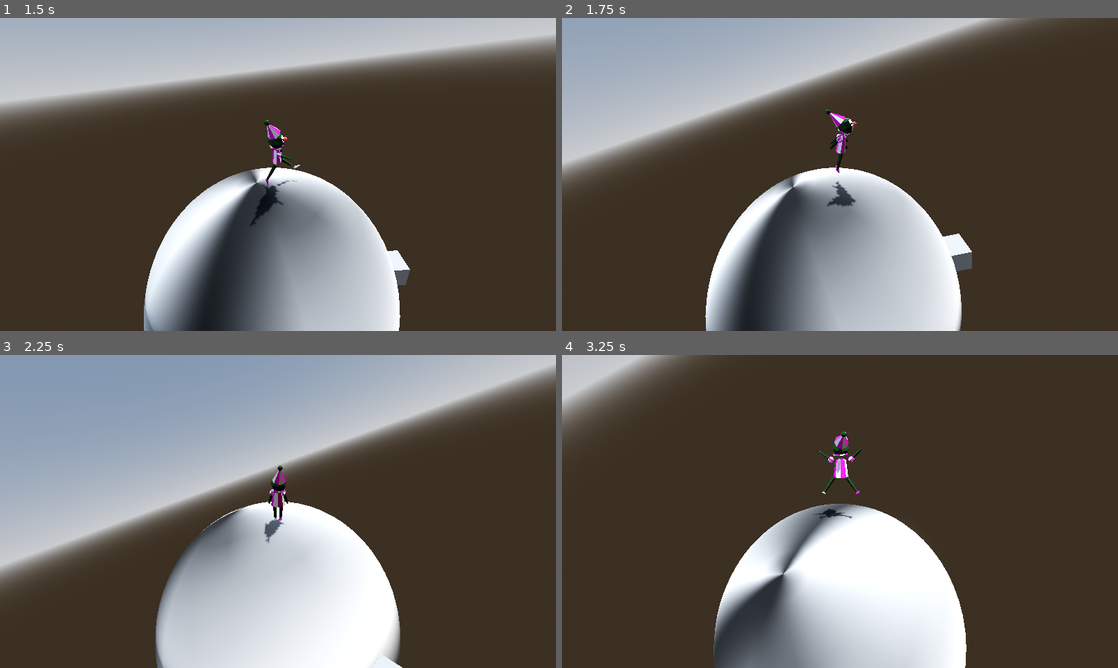
Above: before the commit, frames 1-4 (two rows, left to right).
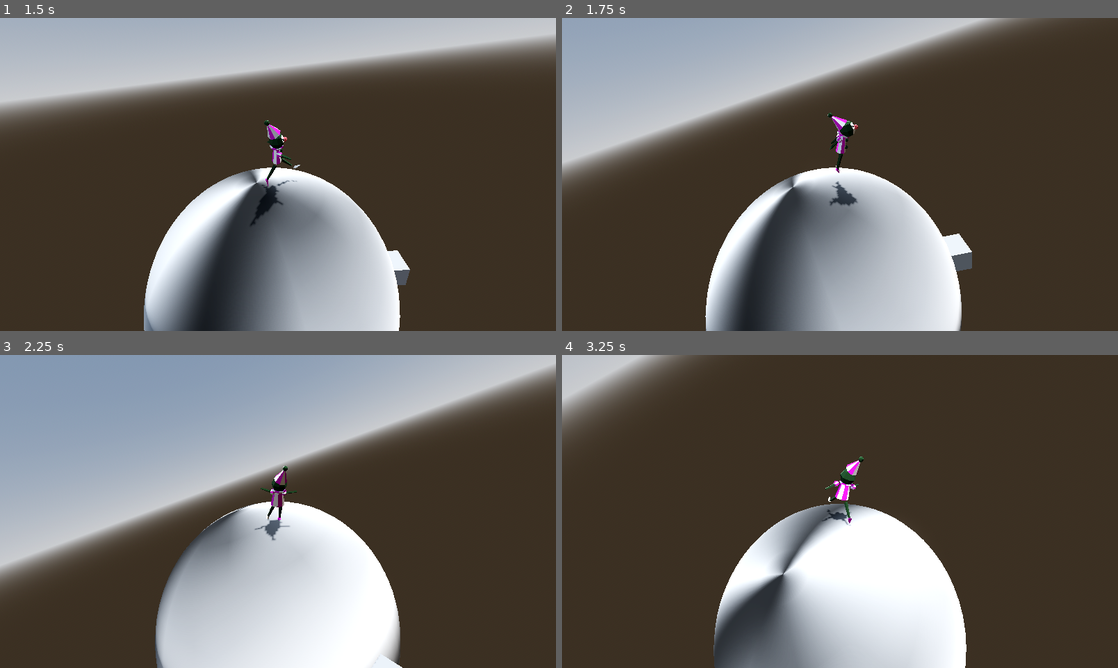
Above: after the commit, the same moments.

Repository: boner-cmd/effective-octo-pancake
Game: Godot game, scene res://Scenes/TitleScreen.tscn
Same seed, same stepped clock (60 frames per second), same inputs: the game is played once before the commit and once after it. The engine's default icon, where the game draws it, is replaced by a stand-in: a white triangle on a blue panel in a dark square.
Inputs (mouse positions are in pixels of both pictures, inside the frame that each line leads up to):
- Up to frame 1 (1.5 s): click (61, 149) at 0.5 s; tap Enter (ui_accept) at 1.25 s; move the mouse to (400, 158) at 1.27 s; press the mouse at (400, 158) at 1.28 s; hold D (right) from 1.28 s (still down)
- Up to frame 2 (1.75 s): keep holding D (right); tap Space (jump) at 1.52 s
- Up to frame 3 (2.25 s): move the mouse to (250, 511) at 2.02 s; release D (right) at 2.03 s; release the mouse at (250, 511) at 2.03 s; hold W (up) from 2.03 s (still down); click (250, 511) at 2.1 s
- Up to frame 4 (3.25 s): keep holding W (up); tap Space (jump) at 2.27 s; move the mouse to (851, 505) at 2.77 s; press the mouse at (851, 505) at 2.78 s

Frame 1 is identical in both runs. In frame 2, 0.2% of the frame differs, in the area x 47-54%, y 29-61%; in frame 3, 0.3%; in frame 4, 0.9%, in the area x 45-55%, y 24-55%.

Commit message:
reset idle animation so weird stuff doesn't happen

Diff:
--- a/Character Scenes/PlayerController.gd
+++ b/Character Scenes/PlayerController.gd
@@ -36,6 +36,7 @@
 func handle_animations(delta):
 	match current_anim:
 		IDLE:
+
 			walk_val = lerpf(walk_val, 0.0, blend_speed * delta)
 			talk_val = lerpf(talk_val, 0.0, blend_speed * delta)
 			get_val = lerpf(get_val, 0.0, blend_speed * delta)
@@ -159,6 +160,7 @@
 		current_anim = WALK
 
 	elif Idle_Check:
+		anim_tree.set("parameters/Reset_Idle/seek_request", 0.0)
 		current_anim = IDLE
 		Idle_Check = false
 
--- a/Character Scenes/clown_rig_fbx.tscn
+++ b/Character Scenes/clown_rig_fbx.tscn
@@ -31,6 +31,8 @@
 
 [sub_resource type="AnimationNodeOneShot" id="AnimationNodeOneShot_sqv3x"]
 
+[sub_resource type="AnimationNodeTimeSeek" id="AnimationNodeTimeSeek_ecp6r"]
+
 [sub_resource type="AnimationNodeTimeSeek" id="AnimationNodeTimeSeek_sqv3x"]
 
 [sub_resource type="AnimationNodeTimeSeek" id="AnimationNodeTimeSeek_tpj65"]
@@ -46,10 +48,10 @@
 [sub_resource type="AnimationNodeBlend2" id="AnimationNodeBlend2_stcd8"]
 
 [sub_resource type="AnimationNodeBlendTree" id="AnimationNodeBlendTree_7bg5t"]
-graph_offset = Vector2(-382.0921, -452.87982)
+graph_offset = Vector2(-404.11014, -279.1056)
 nodes/output/position = Vector2(1660, 140)
 nodes/Anim_Idle/node = SubResource("AnimationNodeAnimation_ecp6r")
-nodes/Anim_Idle/position = Vector2(60, -220)
+nodes/Anim_Idle/position = Vector2(-80, -220)
 nodes/Anim_Walk/node = SubResource("AnimationNodeAnimation_jq2au")
 nodes/Anim_Walk/position = Vector2(-120, -20)
 nodes/Anim_Jump/node = SubResource("AnimationNodeAnimation_18k66")
@@ -82,32 +84,28 @@
 nodes/Reset_Victory/position = Vector2(1260, 620)
 "nodes/TimeScale 2/node" = SubResource("AnimationNodeTimeScale_sqv3x")
 "nodes/TimeScale 2/position" = Vector2(1536.4, 602.5)
-node_connections = [&"output", 0, &"Victory", &"Walk", 0, &"Anim_Idle", &"Walk", 1, &"Reset_Walk", &"Jump", 0, &"Walk", &"Jump", 1, &"TimeScale", &"Get", 0, &"Give", &"Get", 1, &"Anim_GetItem", &"Give", 0, &"Anim_Listen", &"Give", 1, &"Anim_GiveItem", &"Talk", 0, &"Jump", &"Talk", 1, &"Get", &"Victory", 0, &"Talk", &"Victory", 1, &"TimeScale 2", &"TimeScale", 0, &"Anim_Jump", &"Reset_Walk", 0, &"Anim_Walk", &"Reset_Victory", 0, &"Anim_Victory", &"TimeScale 2", 0, &"Reset_Victory"]
+nodes/Reset_Idle/node = SubResource("AnimationNodeTimeSeek_ecp6r")
+nodes/Reset_Idle/position = Vector2(160, -220)
+node_connections = [&"output", 0, &"Victory", &"Walk", 0, &"Reset_Idle", &"Walk", 1, &"Reset_Walk", &"Jump", 0, &"Walk", &"Jump", 1, &"TimeScale", &"Get", 0, &"Give", &"Get", 1, &"Anim_GetItem", &"Give", 0, &"Anim_Listen", &"Give", 1, &"Anim_GiveItem", &"Talk", 0, &"Jump", &"Talk", 1, &"Get", &"Victory", 0, &"Talk", &"Victory", 1, &"TimeScale 2", &"TimeScale", 0, &"Anim_Jump", &"Reset_Walk", 0, &"Anim_Walk", &"Reset_Victory", 0, &"Anim_Victory", &"TimeScale 2", 0, &"Reset_Victory", &"Reset_Idle", 0, &"Anim_Idle"]
 
 [node name="ClownRigFBX" unique_id=77601808 instance=ExtResource("1_ygjs2")]
 
 [node name="Skeleton3D" parent="Rig" parent_id_path=PackedInt32Array(1346645065) index="0" unique_id=1334537233]
-bones/2/position = Vector3(-0.0005950605, -0.004393516, 1.3281064e-09)
-bones/2/rotation = Quaternion(6.5678826e-08, -1.6846222e-08, 0.73529506, 0.67774713)
-bones/3/position = Vector3(0.00088416645, 0.022476383, -0.0012448556)
-bones/3/rotation = Quaternion(-0.041071307, 0.00062529754, -0.7126449, 0.70032144)
-bones/4/position = Vector3(-0.0012877521, -0.009694935, -0.029060898)
-bones/4/rotation = Quaternion(-0.63153386, 0.39905372, -0.36158332, 0.55783397)
-bones/6/position = Vector3(-0.000798191, 0.0006233357, 0.031968705)
-bones/6/rotation = Quaternion(-0.17472936, 0.6763761, 0.6989764, -0.15302646)
-bones/7/rotation = Quaternion(0, 0.10279464, 0, 0.9947027)
-bones/8/position = Vector3(-0.0017677755, -0.013307398, 0.0027205565)
-bones/8/rotation = Quaternion(0.00076065655, 0.9899084, -0.083693266, 0.11435149)
-bones/9/position = Vector3(-0.010984849, 0.033919584, -0.03536929)
-bones/9/rotation = Quaternion(-0.47815874, 0.11259857, -0.5533902, 0.6726403)
-bones/10/position = Vector3(6.970759e-05, 0.011918656, -0.0043802224)
-bones/10/rotation = Quaternion(0.739149, -0.2964298, 0.40806928, -0.446394)
-bones/11/position = Vector3(-0.026145376, 0.008281161, 0.017721675)
-bones/11/rotation = Quaternion(0.060632706, 0.02123679, -0.22085509, 0.9731884)
-bones/12/position = Vector3(0.0033952815, 0.0304302, 0.0021568218)
-bones/12/rotation = Quaternion(0.8035984, -0.37718374, 0.08904214, 0.45170084)
-bones/13/position = Vector3(-0.010825609, -0.01184929, 0.0031126826)
-bones/13/rotation = Quaternion(-0.54309934, -0.05100405, 0.506316, 0.66789657)
+bones/2/position = Vector3(0.0007913627, 0.004041649, 0.000114312104)
+bones/2/rotation = Quaternion(6.927638e-24, -8.271806e-25, 0.036849633, 0.9993208)
+bones/3/position = Vector3(-1.6885689e-10, 0.0029941183, -8.050192e-11)
+bones/3/rotation = Quaternion(-0.01986351, 0.0006861176, 0.097609155, 0.99502635)
+bones/4/rotation = Quaternion(-0.97648805, -0.045152772, 0.028739363, 0.2088218)
+bones/6/rotation = Quaternion(-0.11916359, 0.22488807, 0.9625522, 0.0933749)
+bones/8/rotation = Quaternion(0.99554116, -0.089166656, -0.026239624, -0.016081396)
+bones/9/position = Vector3(0.00010731806, 0.005562804, -6.0597074e-07)
+bones/9/rotation = Quaternion(0.01956313, 0.009704868, 0.35429287, 0.9348795)
+bones/10/rotation = Quaternion(0.9976875, -0.060601465, 0.026689745, 0.015322862)
+bones/11/rotation = Quaternion(-0.020177452, -0.010009327, 0.36541337, 0.9305728)
+bones/12/position = Vector3(9.199295e-06, 0.0051881243, 0.00019031962)
+bones/12/rotation = Quaternion(-0.055636857, 0.0017351598, 0.25005504, 0.9666302)
+bones/13/position = Vector3(-0.00030511033, 0.003186539, -4.5399648e-10)
+bones/13/rotation = Quaternion(0.008721189, 0.039309416, 0.032812588, 0.99865013)
 
 [node name="Collar_mesh" parent="Rig/Skeleton3D" index="0" unique_id=931603580]
 surface_material_override/0 = ExtResource("2_qq7ma")
@@ -152,8 +150,9 @@
 parameters/Get/blend_amount = 0.0
 parameters/Give/blend_amount = 0.0
 parameters/Talk/blend_amount = 0.0
-parameters/Victory/blend_amount = 1.0
+parameters/Victory/blend_amount = 0.0
 parameters/TimeScale/scale = 2.0
 parameters/Reset_Walk/seek_request = -1.0
 parameters/Reset_Victory/seek_request = -1.0
 "parameters/TimeScale 2/scale" = 2.0
+parameters/Reset_Idle/seek_request = -1.0
